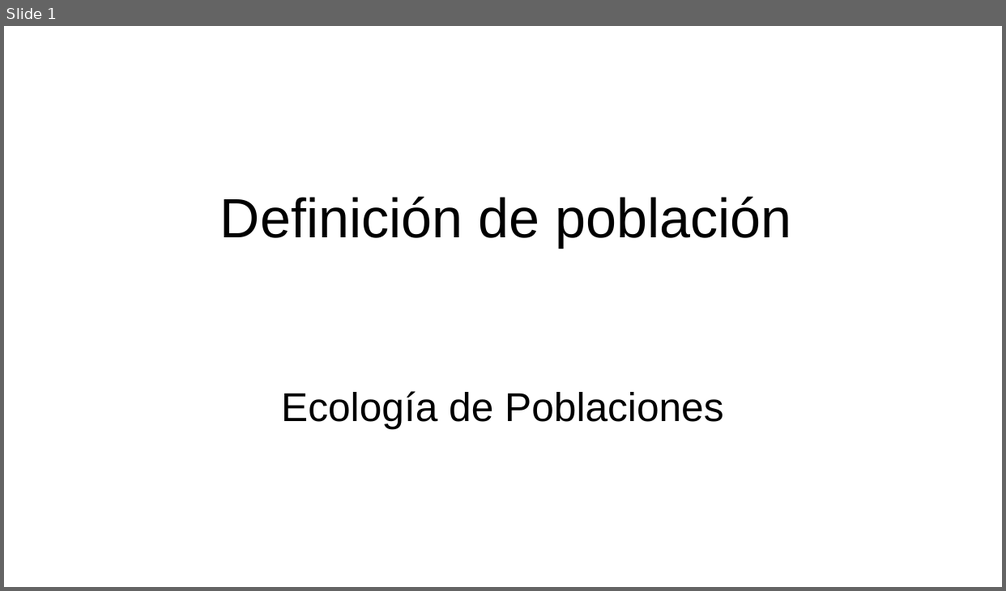
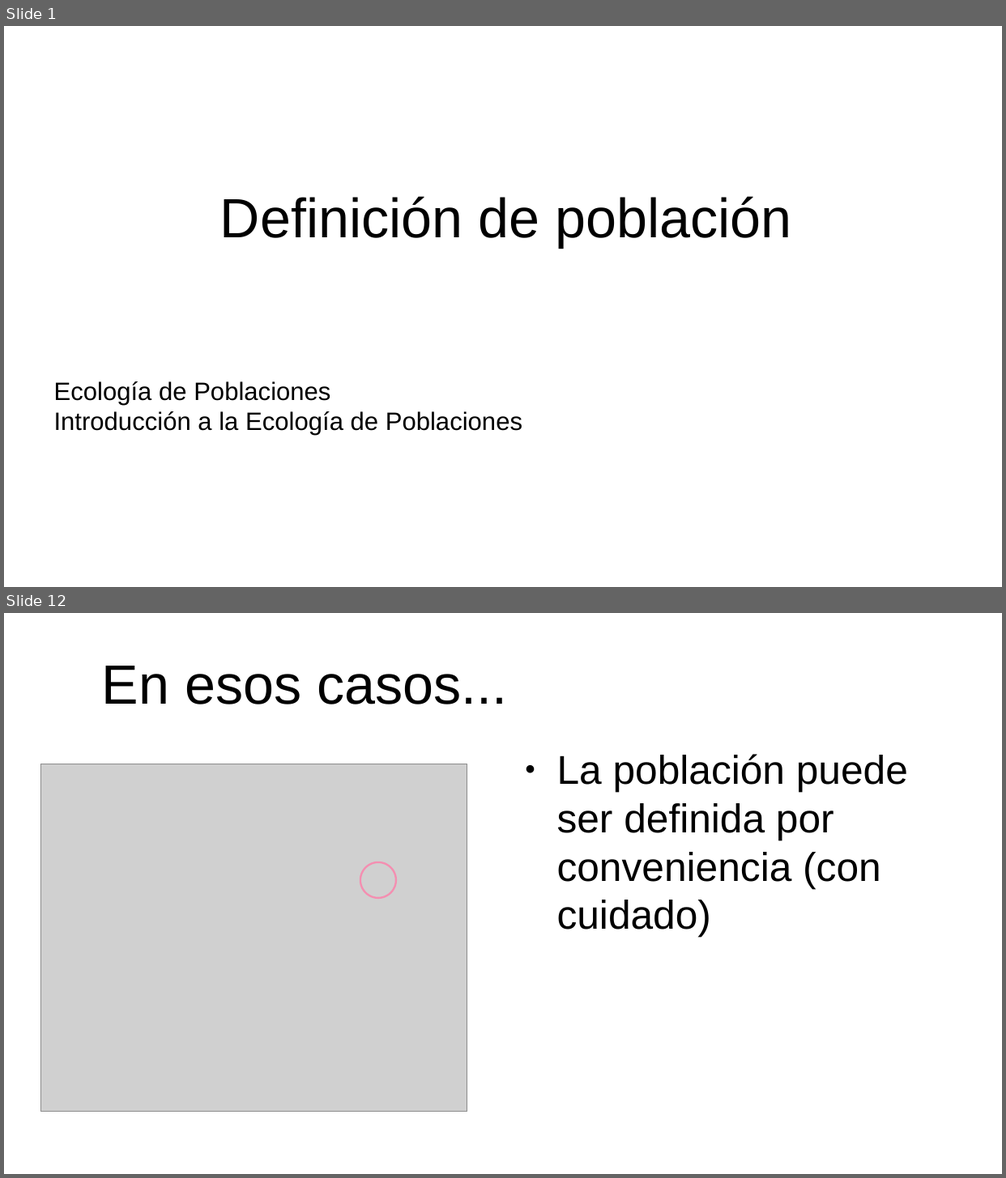
Before and after one commit to gerardommc/Ecologia-poblaciones, a slide deck: Unidad-1/Poblacion.odp. Shown one above the other, each under a label of ours: slide 1 before the commit, slides 1 and 12 after it; the slides between them are not shown. The pictures are 1006x591 and 1006x1178 pixels, drawn with LibreOffice and Linux fonts; fonts in the diff are those of the drawing; grey boxes stand for pictures. Boxes give left, top, right and bottom in pixels: in the first picture for what was removed or moved away, otherwise in the second. Text is boxed around its words. In the diff, an @@ line names an element or a change of style, - is before the commit and + after.

Commit message:
Poblaciones

```diff
--- a/Unidad-1/Poblacion.odp
+++ b/Unidad-1/Poblacion.odp
@@ slide 12 added at [4, 613, 1002, 1174], background #FFFFFF @@
@@ title added at [102, 666, 507, 705], 44 pt, text #000000 @@
+En esos casos...
@@ text added at [557, 754, 908, 937], 32 pt, text #000000 @@
+● La población puede ser definida por conveniencia (con cuidado)
@@ picture added at [41, 764, 467, 1112] @@
@@ ellipse added at [360, 863, 396, 898], outline #F48FB1 1.5 pt @@
@@ slide 1 changed as well @@
@@ subtitle at [54, 382, 330, 406]: size 32 to 20 pt in "Ecología de Poblaciones"; alignment centre to left @@
@@ subtitle at [54, 412, 522, 436]: paragraph added @@
+Introducción a la Ecología de Poblaciones
```
Also in this commit, not shown: 13 other slides added, 1 slide removed, 19 other files.
